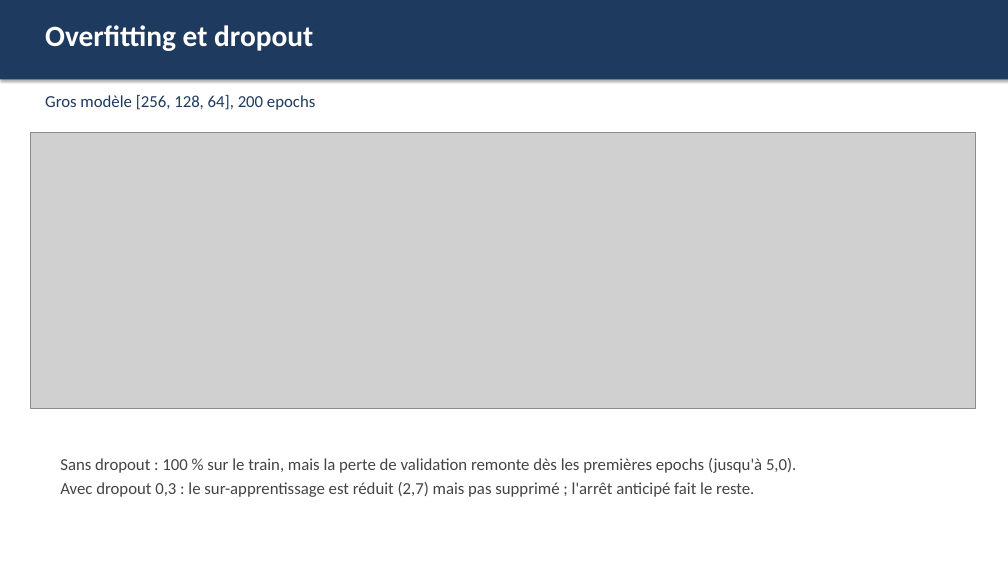
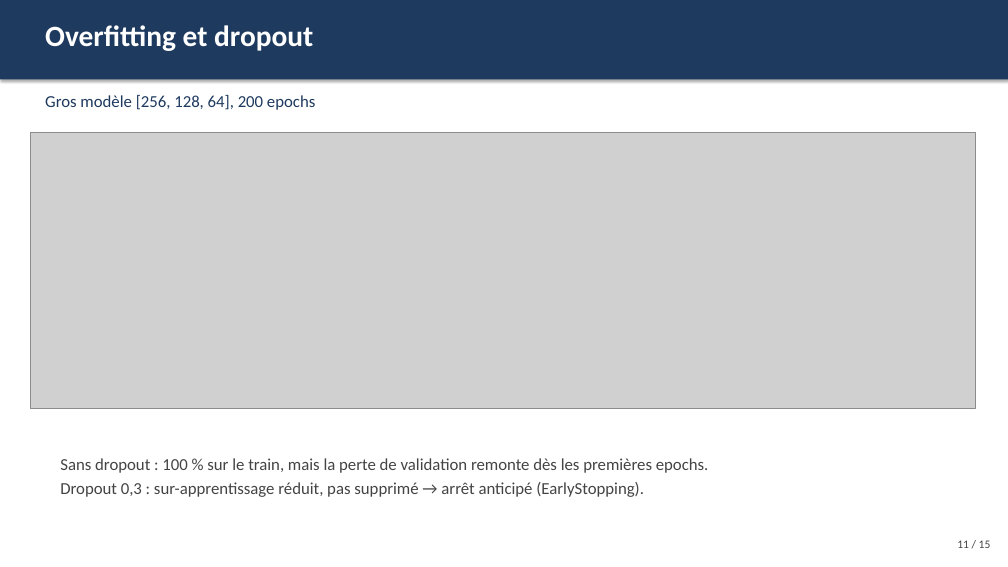
Before and after one commit to TheGoatLucien/ANN-playground, a slide deck: slide 11 of slides/ANN_playground_presentation.pptx (slide 12 before the commit). Drawn at 1008x567 pixels with LibreOffice and Linux fonts; fonts in the diff are those of the drawing; grey boxes stand for pictures. Boxes give left, top, right and bottom in pixels: in the first picture for what was removed or moved away, otherwise in the second. Text is boxed around its words. In the diff, an @@ line names an element or a change of style, - is before the commit and + after.

```diff
--- a/slides/ANN_playground_presentation.pptx
+++ b/slides/ANN_playground_presentation.pptx
@@ text at (60, 458, 709, 497): text changed @@
-Sans dropout : 100 % sur le train, mais la perte de validation remonte dès les premières epochs (jusqu'à 5,0).
-Avec dropout 0,3 : le sur-apprentissage est réduit (2,7) mais pas supprimé ; l'arrêt anticipé fait le reste.
+Sans dropout : 100 % sur le train, mais la perte de validation remonte dès les premières epochs.
+Dropout 0,3 : sur-apprentissage réduit, pas supprimé → arrêt anticipé (EarlyStopping).
@@ text added at (957, 540, 991, 548), 11 pt, text #444444 @@
+11 / 15
```
Also in this commit, not shown: 10 other slides changed, 3 slides added, 4 slides removed.
